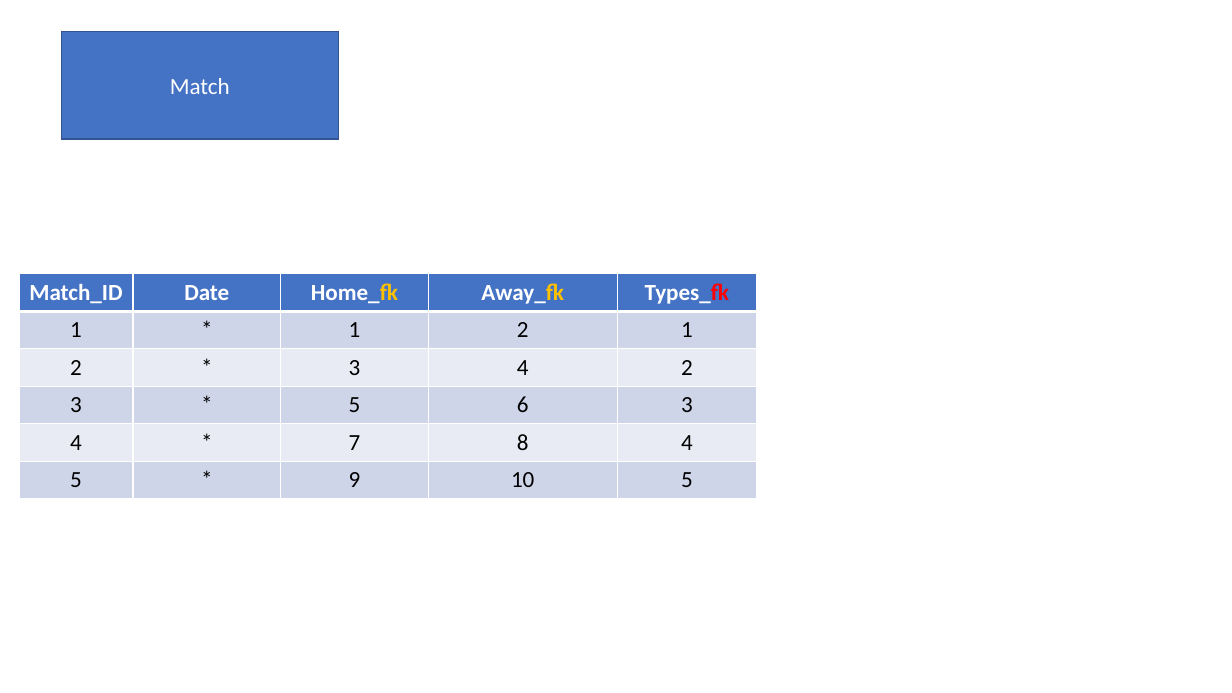
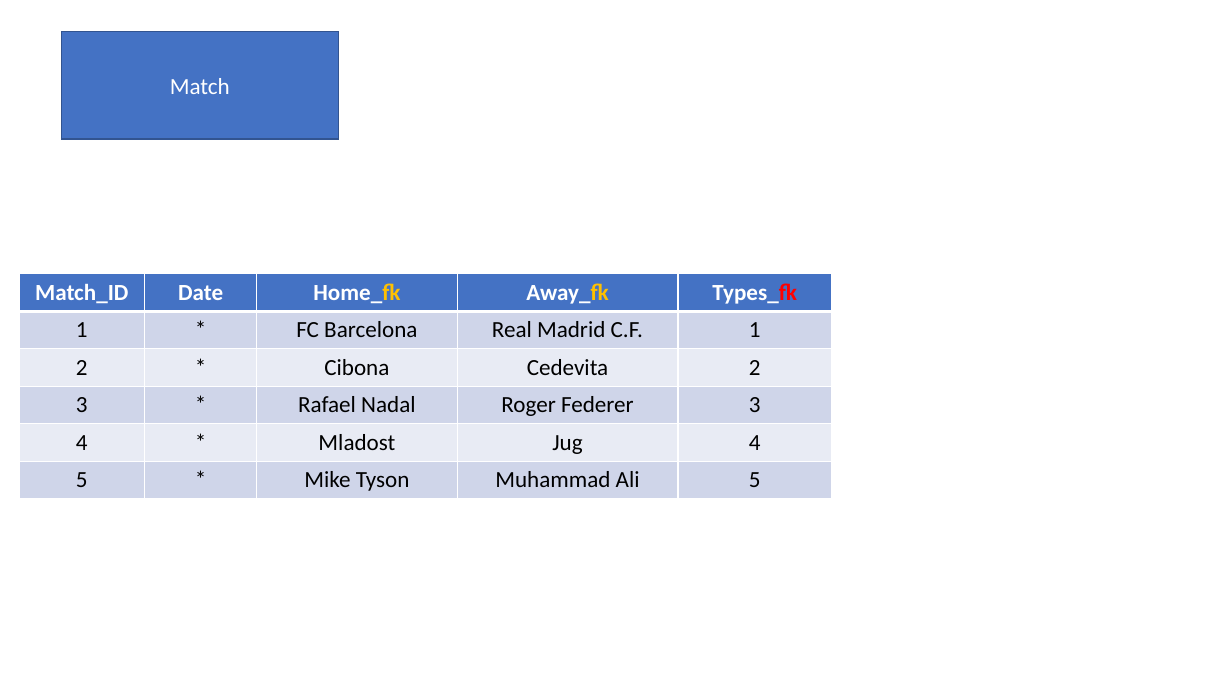
Before and after one commit to LjuboM/Betting-app, a slide deck: slide 7 of Database Logic.pptx. Drawn at 1232x693 pixels with LibreOffice and Linux fonts; fonts in the diff are those of the drawing. Boxes give left, top, right and bottom in pixels: in the first picture for what was removed or moved away, otherwise in the second. Text is boxed around its words. In the diff, an @@ line names an element or a change of style, - is before the commit and + after.

```diff
--- a/Database Logic.pptx
+++ b/Database Logic.pptx
@@ table at (19, 274, 832, 497) @@
-row 2, column 3: 1
+row 2, column 3: FC Barcelona
-row 2, column 4: 2
+row 2, column 4: Real Madrid C.F.
-row 3, column 3: 3
+row 3, column 3: Cibona
-row 3, column 4: 4
+row 3, column 4: Cedevita
-row 4, column 3: 5
+row 4, column 3: Rafael Nadal
-row 4, column 4: 6
+row 4, column 4: Roger Federer
-row 5, column 3: 7
+row 5, column 3: Mladost
-row 5, column 4: 8
+row 5, column 4: Jug
-row 6, column 3: 9
+row 6, column 3: Mike Tyson
-row 6, column 4: 10
+row 6, column 4: Muhammad Ali
@@ table: place and size @@
-table at (19, 274, 758, 497)
+table at (19, 274, 832, 497)
```
Also in this commit, not shown: 1 other slide changed, 1 slide removed, 3 other files.
